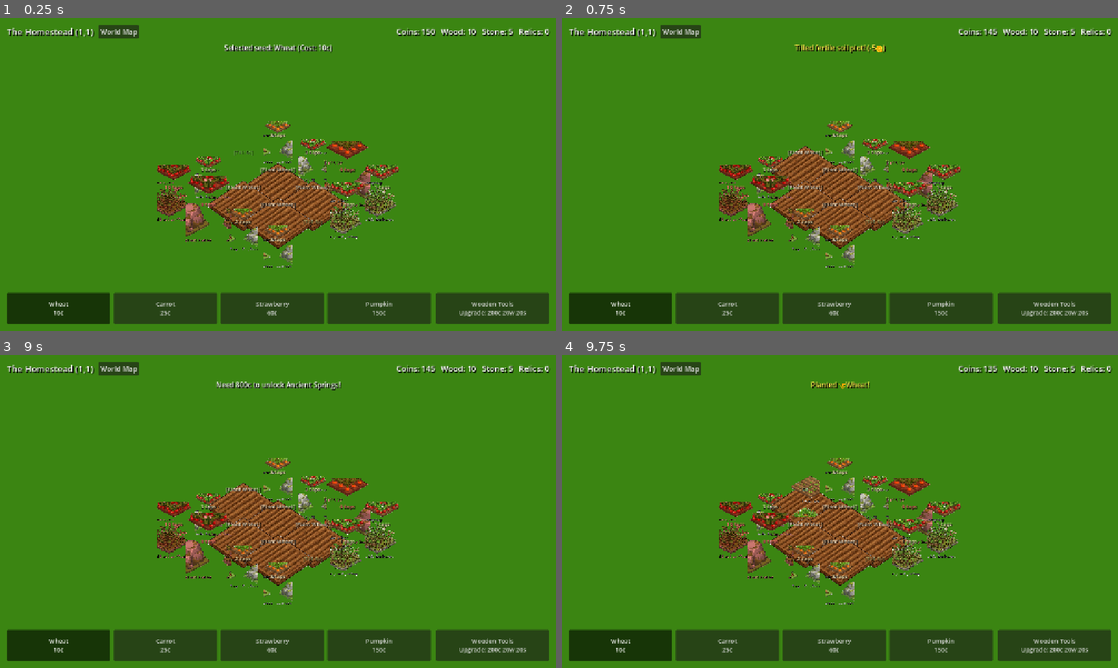
Above: before the commit, frames 1-4 (two rows, left to right).
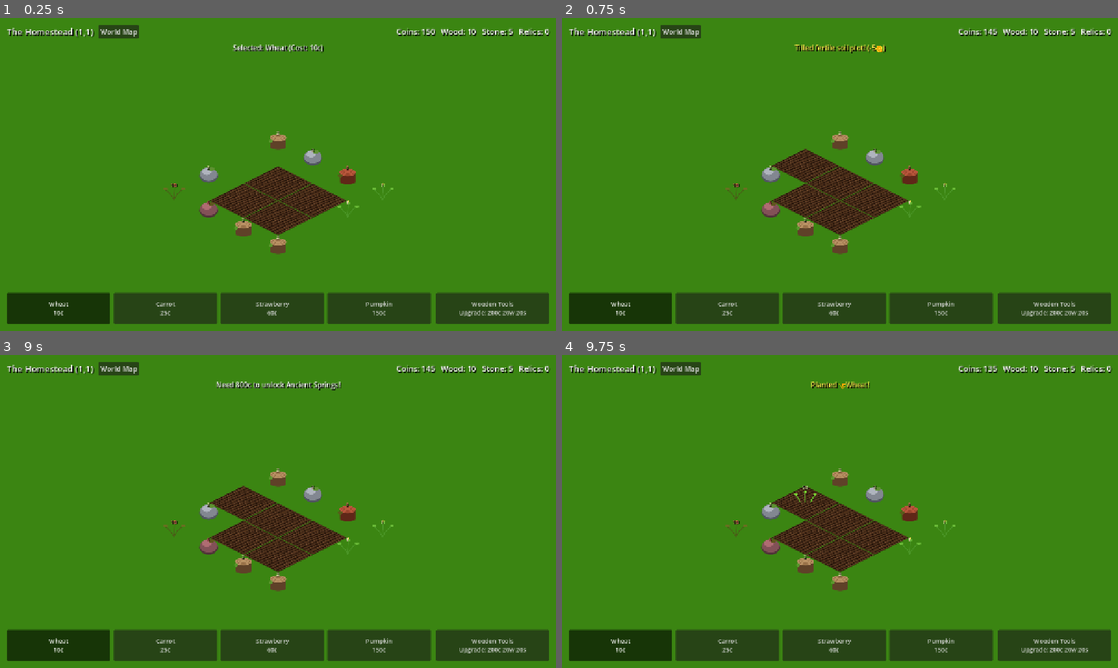
Above: after the commit, the same moments.

Repository: ShootyQ/FarmingApp
Game: Godot game, scene res://scenes/main.tscn
Two runs of this game, one before a commit and one after it. Both use one fixed random seed, a clock stepped at 60 frames per second and the inputs below.
Inputs (mouse positions are in pixels of both pictures, inside the frame that each line leads up to):
- Up to frame 1 (0.25 s): no input
- Up to frame 2 (0.75 s): click (840, 149) at 0.52 s
- Up to frame 3 (9 s): click "World Map" at 1.25 s; click "Wheat 10c" at 2 s; click "Carrot 25c" at 2.75 s; click "Strawberry 60c" at 3.5 s; click "Pumpkin 150c" at 4.25 s; click "Wooden Tools Upgrade: 200c 20…" at 5 s; click "[LOCKED] (Far away)" at 5.75 s; click "[LOCKED] Whispering Forest Un…" at 6.5 s; click "[LOCKED] (Far away)" at 7.25 s; click "[LOCKED] Ancient Springs Unlo…" at 8 s; click "[CURRENT] The Homestead [Visi…" at 8.75 s
- Up to frame 4 (9.75 s): click (840, 486) at 9.52 s

The runs differ from the first frame. In frame 1, 8.2% of the frame differs, in the area x 28-72%, y 8-80%; in frame 2, 8.5%; in frame 3, 8.5%; in frame 4, 8.6%, in the area x 28-72%, y 32-80%.

Commit message:
Fix isometric rendering: seamless flat 2:1 soil diamonds, clean isolated sprites, and declutter UI text

Diff:
--- a/scripts/main.gd
+++ b/scripts/main.gd
@@ -1,7 +1,7 @@
 extends Control
 
 # FarmingApp: Authentic 2:1 Isometric FarmVille Engine
-# Full visual sprites for Crops, Stumps, Boulders, Weeds & Furrowed Soil
+# Seamless flat furrowed diamond plots with uncut custom 2.5D sprites
 
 const ISO_W = 160.0
 const ISO_H = 80.0
@@ -22,7 +22,7 @@
 @onready var map_modal = $HUD/MapModal
 @onready var map_grid = $HUD/MapModal/Panel/VBox/MapGrid
 
-var tex_soil = preload("res://assets/tiles/iso_soil_clean.png")
+var tex_soil = preload("res://assets/tiles/iso_soil_flat.png")
 var tex_sprout = preload("res://assets/objects/sprout.png")
 var tex_crop_mid = preload("res://assets/objects/crop_mid.png")
 var tex_wheat = preload("res://assets/objects/wheat_mature.png")
@@ -100,32 +100,31 @@
 		node.position = Vector2(iso_x, iso_y)
 		node.z_index = gx + gy # Natural isometric Y-sorting
 
-		# Layer 0: Furrowed Soil Diamond (Plowed FarmVille rows)
+		# Layer 0: Flat Furrowed Soil Diamond (Pure 2:1 ratio)
 		var soil_sprite = Sprite2D.new()
 		soil_sprite.name = "Soil"
 		soil_sprite.texture = tex_soil
-		# Centered on top diamond face
-		soil_sprite.offset = Vector2(0, 36)
-		var s = ISO_W / 475.0
+		var s = ISO_W / 256.0
 		soil_sprite.scale = Vector2(s, s)
+		soil_sprite.position = Vector2(0, 0)
 		soil_sprite.visible = false
 		node.add_child(soil_sprite)
 
 		# Layer 1: Standing Object Sprite (Tree Stump, Boulder, Crop, Weed)
 		var obj_sprite = Sprite2D.new()
 		obj_sprite.name = "ObjectSprite"
-		obj_sprite.offset = Vector2(0, -60)
-		obj_sprite.scale = Vector2(0.35, 0.35)
+		obj_sprite.offset = Vector2(0, -32)
+		obj_sprite.scale = Vector2(0.60, 0.60)
 		obj_sprite.visible = false
 		node.add_child(obj_sprite)
 
-		# Layer 2: Floating Info Badge
+		# Layer 2: Clean floating status badge
 		var badge = Label.new()
 		badge.name = "Badge"
 		badge.horizontal_alignment = HORIZONTAL_ALIGNMENT_CENTER
 		badge.vertical_alignment = VERTICAL_ALIGNMENT_CENTER
-		badge.custom_minimum_size = Vector2(140, 28)
-		badge.position = Vector2(-70, -45)
+		badge.custom_minimum_size = Vector2(100, 24)
+		badge.position = Vector2(-50, -48)
 		badge.add_theme_font_size_override("font_size", 12)
 		badge.add_theme_color_override("font_shadow_color", Color(0, 0, 0, 0.95))
 		badge.add_theme_constant_override("shadow_offset_x", 1)
@@ -188,7 +187,7 @@
 func _select_crop(crop_id: String):
 	GameState.selected_crop = crop_id
 	var c = GameData.CROPS[crop_id]
-	_show_message("Selected seed: %s (Cost: %dc)" % [c["name"], c["cost"]], false)
+	_show_message("Selected: %s (Cost: %dc)" % [c["name"], c["cost"]], false)
 
 func _on_plot_clicked(idx: int):
 	GameState.interact_with_tile(GameState.current_sector_coord, idx)
@@ -266,8 +265,7 @@
 		"grass":
 			soil_sprite.visible = false
 			obj_sprite.visible = false
-			badge.text = "[Till: 5c]"
-			badge.modulate = Color(0.7, 0.9, 0.6, 0.5)
+			badge.text = "" # Clean lawn!
 
 		"obstacle":
 			soil_sprite.visible = false
@@ -277,21 +275,16 @@
 			match tile["obstacle_id"]:
 				"hardwood_stump":
 					obj_sprite.texture = tex_stump
-					obj_sprite.scale = Vector2(0.35, 0.35)
 				"granite_boulder":
 					obj_sprite.texture = tex_boulder
-					obj_sprite.scale = Vector2(0.35, 0.35)
 				"small_rock":
 					obj_sprite.texture = tex_boulder
-					obj_sprite.scale = Vector2(0.22, 0.22)
 				"small_wood":
 					obj_sprite.texture = tex_stump
-					obj_sprite.scale = Vector2(0.22, 0.22)
 				_:
 					obj_sprite.texture = tex_weed
-					obj_sprite.scale = Vector2(0.30, 0.30)
-
-			badge.text = "%d taps" % tile["taps_left"]
+
+			badge.text = "%d" % tile["taps_left"]
 			if obs["required_tool_tier"] > GameState.tool_tier:
 				badge.modulate = Color(1.0, 0.45, 0.45, 1.0)
 				obj_sprite.modulate = Color(1.0, 0.6, 0.6)
@@ -305,8 +298,7 @@
 
 			if state == "empty":
 				obj_sprite.visible = false
-				badge.text = "[Plant %s]" % GameState.selected_crop.capitalize()
-				badge.modulate = Color(1.0, 0.95, 0.85, 0.9)
+				badge.text = "" # Clean plowed soil ready for planting!
 
 			elif state == "growing":
 				obj_sprite.visible = true
@@ -314,18 +306,15 @@
 				var elapsed = now - tile.get("plant_time", now)
 				var pct = elapsed / max(1.0, tile.get("grow_duration", 1.0))
 
-				# Sprout -> Half-grown
 				if pct < 0.5:
 					obj_sprite.texture = tex_sprout
-					obj_sprite.scale = Vector2(0.25, 0.25)
 				else:
 					obj_sprite.texture = tex_crop_mid
-					obj_sprite.scale = Vector2(0.32, 0.32)
 				obj_sprite.modulate = Color.WHITE
 
 				var remain = max(0.0, tile.get("grow_duration", 0.0) - elapsed)
 				badge.text = "%ds" % ceil(remain)
-				badge.modulate = Color(0.8, 1.0, 0.8, 1.0)
+				badge.modulate = Color(0.9, 1.0, 0.7, 1.0)
 
 			elif state == "ready":
 				obj_sprite.visible = true
@@ -333,21 +322,17 @@
 				match crop_id:
 					"wheat":
 						obj_sprite.texture = tex_wheat
-						obj_sprite.scale = Vector2(0.38, 0.38)
 					"carrot":
 						obj_sprite.texture = tex_carrot
-						obj_sprite.scale = Vector2(0.38, 0.38)
 					"strawberry":
 						obj_sprite.texture = tex_berry
-						obj_sprite.scale = Vector2(0.38, 0.38)
 					_:
 						obj_sprite.texture = tex_wheat
-						obj_sprite.scale = Vector2(0.42, 0.42)
 
 				var is_mut = tile.get("is_mutated", false)
 				if is_mut:
-					obj_sprite.modulate = Color(1.2, 1.1, 0.4) # Glowing golden shimmer
-					badge.text = "GOLDEN! HARVEST (+%dc)" % GameData.CROPS[crop_id]["mutated_reward"]
+					obj_sprite.modulate = Color(1.3, 1.15, 0.3)
+					badge.text = "GOLDEN! (+%dc)" % GameData.CROPS[crop_id]["mutated_reward"]
 					badge.modulate = Color(1.0, 0.88, 0.2, 1.0)
 				else:
 					obj_sprite.modulate = Color.WHITE
Binary file changed: assets/objects/berry_mature.png
Binary file changed: assets/objects/boulder.png
Binary file changed: assets/objects/carrot_mature.png
Binary file changed: assets/objects/crop_mid.png
Binary file changed: assets/objects/sprout.png
Binary file changed: assets/objects/stump.png
Binary file changed: assets/objects/weed.png
Binary file changed: assets/objects/wheat_mature.png
Binary file added: assets/tiles/iso_soil_flat.png
Not shown, added: assets/tiles/iso_soil_flat.png.import
